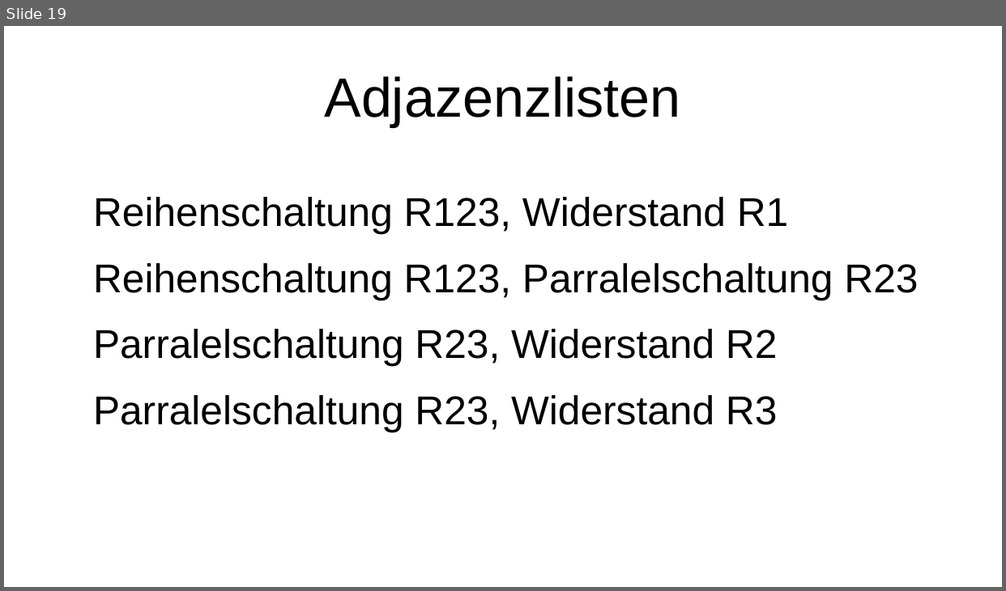
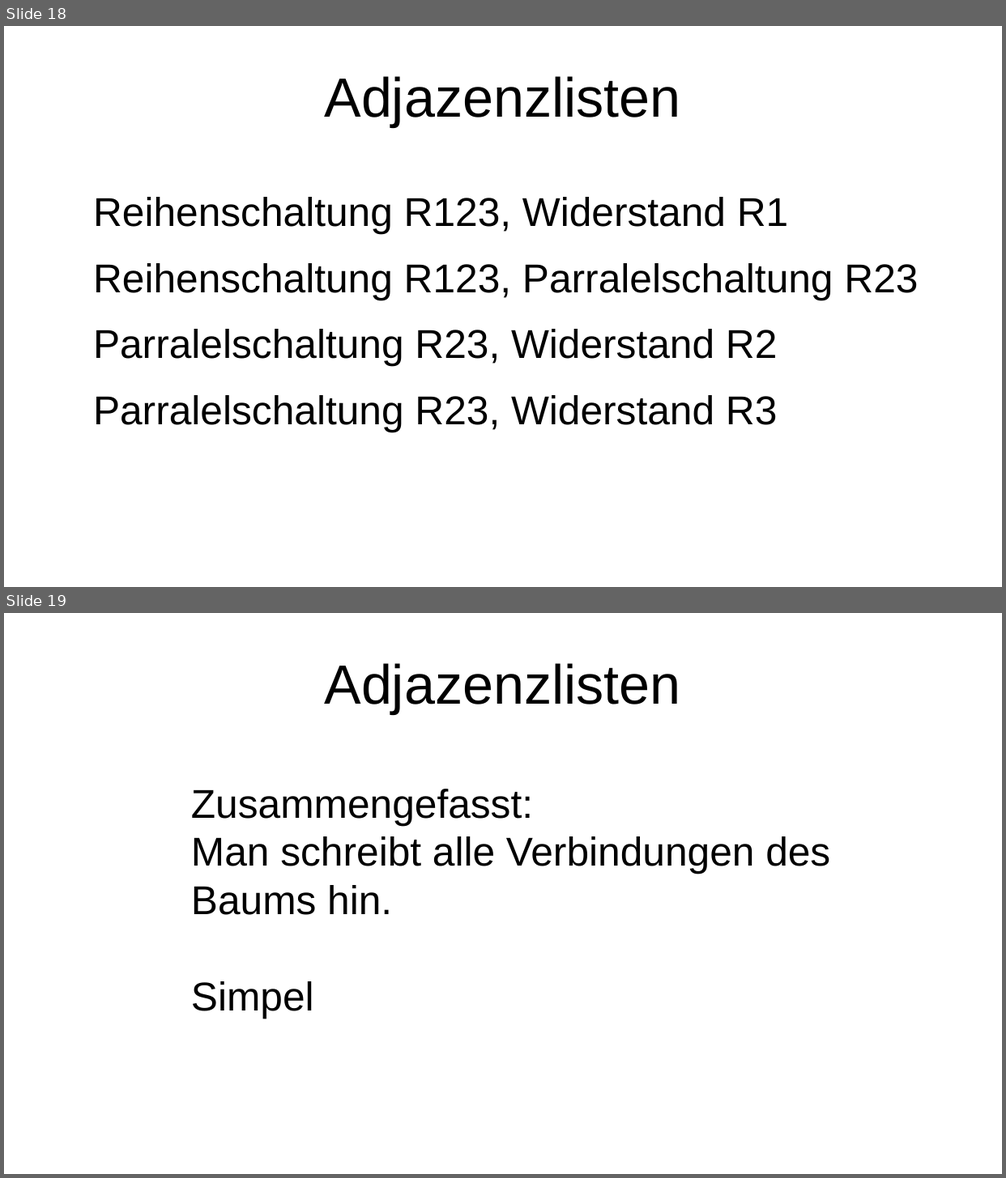
Before and after one commit to HeIIow2/physik_schaltkreise, a slide deck: präsentation/präsentation.odp. Shown one above the other, each under a label of ours: slide 19 before the commit, slides 18 and 19 after it. The pictures are 1006x591 and 1006x1178 pixels, drawn with LibreOffice and Linux fonts; fonts in the diff are those of the drawing. Boxes give left, top, right and bottom in pixels: in the first picture for what was removed or moved away, otherwise in the second. Text is boxed around its words. In the diff, an @@ line names an element or a change of style, - is before the commit and + after.

```diff
--- a/präsentation/präsentation.odp
+++ b/präsentation/präsentation.odp
@@ slide 19 added at (x1=4, y1=613, x2=1002, y2=1174), background #FFFFFF @@
@@ title added at (x1=325, y1=663, x2=681, y2=714), 44 pt, text #000000 @@
+Adjazenzlisten
@@ text added at (x1=191, y1=789, x2=830, y2=1019), 32 pt, text #000000 @@
+Zusammengefasst:
+Man schreibt alle Verbindungen des Baums hin.
+Simpel
@@ what was slide 19 is now slide 18 @@
```
Also in this commit, not shown: 19 other slides added, 1 slide removed, 1 other file.
